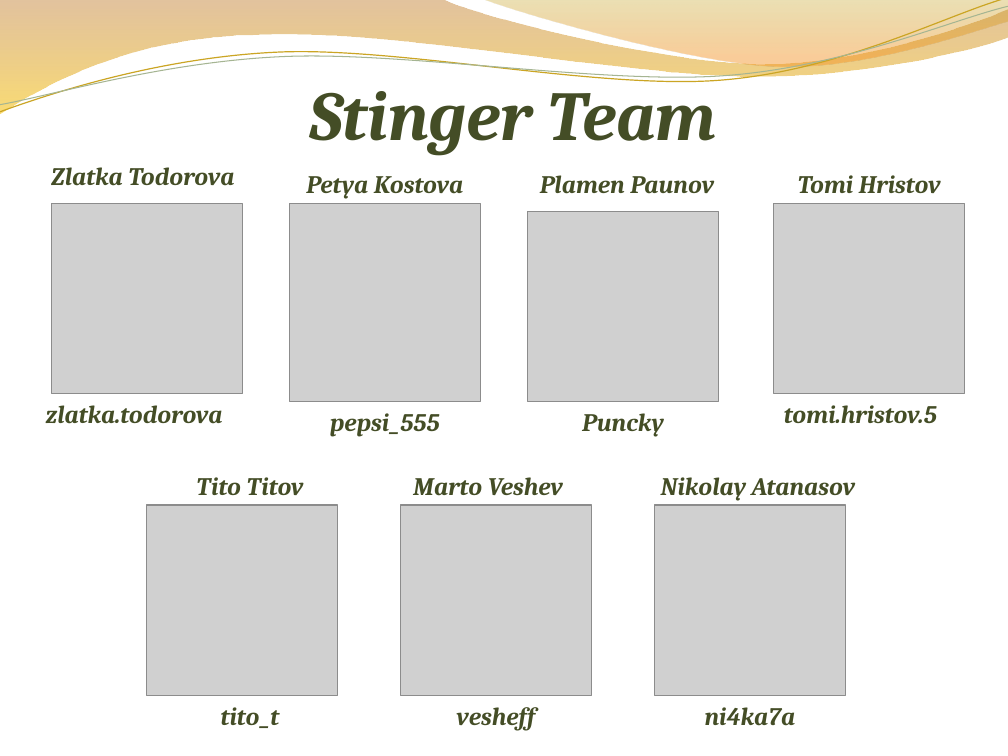
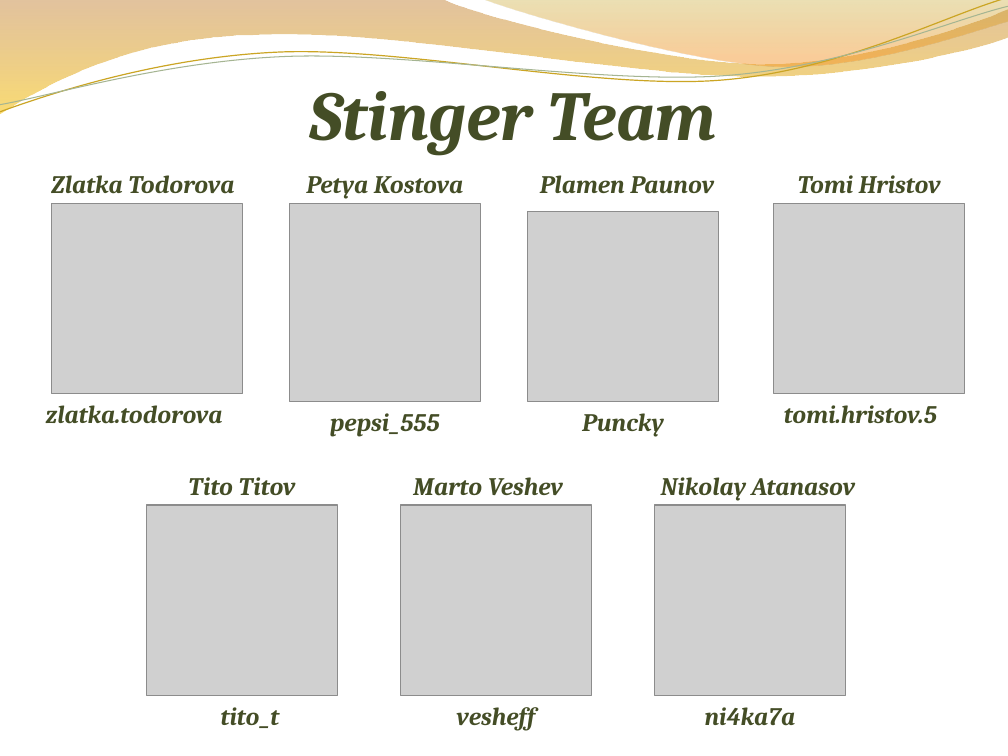
Before and after one commit to Team-Stinger/FancyGame, a slide deck: slide 2 of Stinger Team Presentation.pptx. Drawn at 1008x756 pixels with LibreOffice and Linux fonts; fonts in the diff are those of the drawing; grey boxes stand for pictures; background and template pictures are left out. Boxes give left, top, right and bottom in pixels: in the first picture for what was removed or moved away, otherwise in the second. Text is boxed around its words. In the diff, an @@ line names an element or a change of style, - is before the commit and + after.

```diff
--- a/Stinger Team Presentation.pptx
+++ b/Stinger Team Presentation.pptx
@@ text "Zlatka Todorova": place and size @@
-text "Zlatka Todorova" at [51,167,234,186]
+text "Zlatka Todorova" at [51,175,234,194]
@@ text "Tito Titov": place and size @@
-text "Tito Titov" at [196,477,304,495]
+text "Tito Titov" at [188,477,296,495]
```
Also in this commit, not shown: 1 other slide changed, 1 other file.
